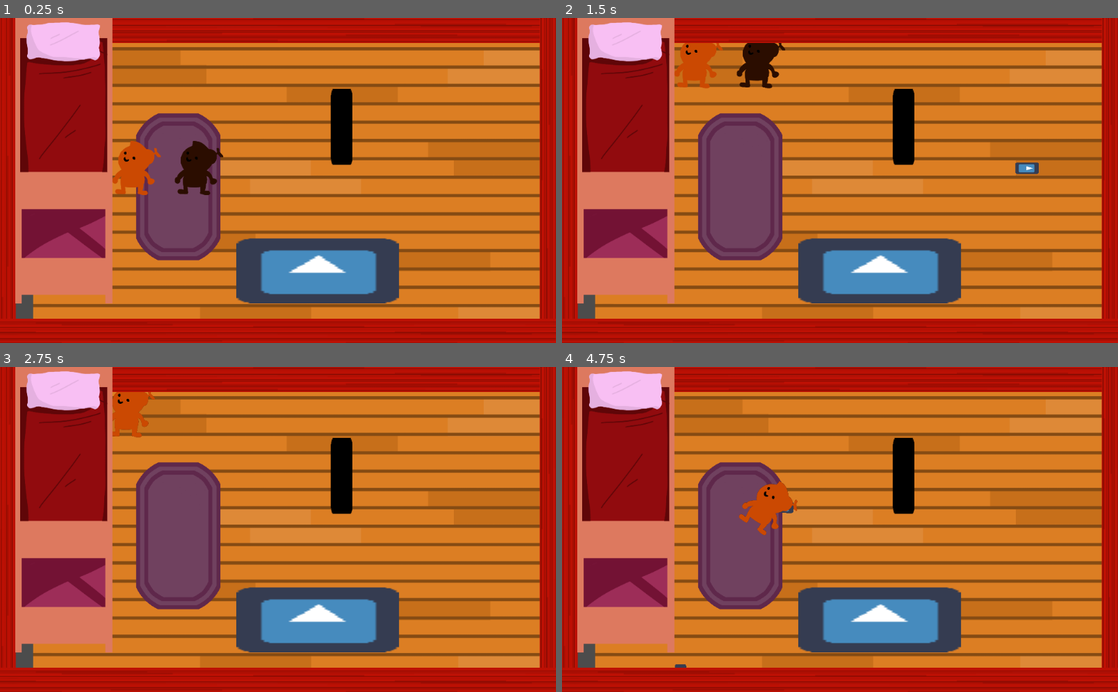
Above: before the commit, frames 1-4 (two rows, left to right).
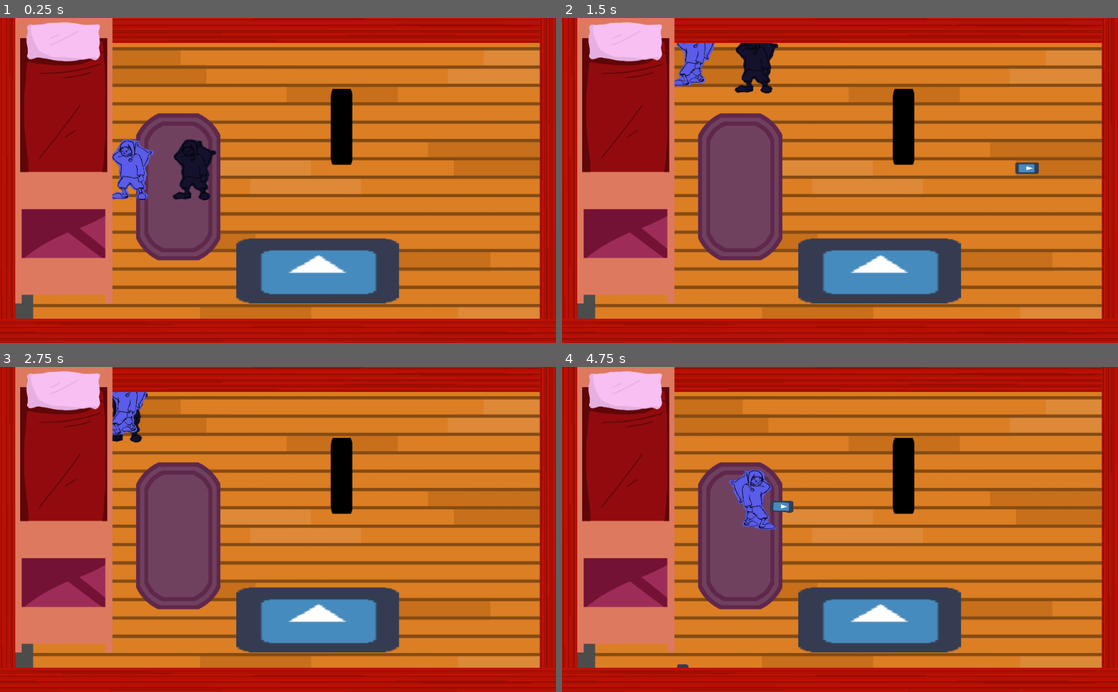
Above: after the commit, the same moments.

Repository: JuannFerrari/GlobalGameJam2019
Game: Godot game, scene res://World.tscn
Two runs of this game, one before a commit and one after it. Both use one fixed random seed, a clock stepped at 60 frames per second and the inputs below. This scene is started directly instead of the project's main scene. The engine's default icon, where the game draws it, is replaced by a stand-in: a white triangle on a blue panel in a dark square.
Inputs:
- Up to frame 1 (0.25 s): no input
- Up to frame 2 (1.5 s): tap Enter (ui_accept) at 0.5, 0.77 s; hold Up (ui_up) from 0.53 s (still down)
- Up to frame 3 (2.75 s): tap Enter (ui_accept) at 1.52 s; release Up (ui_up) at 2.03 s; hold Left (ui_left) from 2.03 s (still down)
- Up to frame 4 (4.75 s): tap Enter (ui_accept) at 3.02, 3.77, 4.52 s; release Left (ui_left) at 3.53 s; hold Down (ui_down) 3.53-4.28 s; hold Right (ui_right) from 4.28 s (still down)

The runs differ from the first frame. In frame 1, 2.1% of the frame differs, in the area x 20-41%, y 37-57%; in frame 2, 1.7%; in frame 3, 0.8%; in frame 4, 1.4%.

Commit message:
sprites tom

Diff:
--- a/Player.gd
+++ b/Player.gd
@@ -12,22 +12,25 @@
 export var action_shoot="ui_accept"
 export var ACCELERATION=50
 export var MAX_SPEED=300
+const FIRE_RATE=0.5
+var can_shoot=true
 var bullet_scene = preload ("res://Bullet.tscn")
 signal health_changed(health)
 
 
 func shoot_bullet():
-	var bullet= bullet_scene.instance()
-	get_parent().add_child(bullet)
-	bullet.set_rotation(direction)
-	bullet.direction=direction
-	bullet.set_global_position(get_global_position())
+	if can_shoot:
+		can_shoot=false
+		$fire_rate.start(FIRE_RATE)
+		var bullet= bullet_scene.instance()
+		get_parent().add_child(bullet)
+		bullet.set_rotation(direction)
+		bullet.direction=direction
+		bullet.set_global_position(get_global_position())
 
 func _physics_process(delta):
 
 	if !dead:
-		if Input.is_action_just_pressed(action_shoot):
-			shoot_bullet()
 
 		if Input.is_action_pressed(action_right):
 			motion.x= min(motion.x + ACCELERATION, MAX_SPEED)
@@ -45,12 +48,19 @@
 
 		direction=motion.angle()
 
-		if(motion < Vector2(1, 1) and motion > Vector2(-1, -1) ):
-			if $AnimationPlayer.current_animation != "idle":
-				$AnimationPlayer.play("idle")
+		if (motion.x<5 and motion.x >-5) and (motion.y<5 and motion.y >-5):
+			$AnimatedSprite.play("idle")
 		else:
-			if ($AnimationPlayer.current_animation != "Move"):
-				$AnimationPlayer.play("Move")
+			$AnimatedSprite.play("walk")
+
+		if motion.x >0:
+			$AnimatedSprite.flip_h=true
+		else:
+			$AnimatedSprite.flip_h=false
+
+		if Input.is_action_pressed(action_shoot):
+			$AnimatedSprite.play("attack")
+			shoot_bullet()
 
 		move_and_collide(motion * delta)
 
@@ -84,3 +94,6 @@
 
 func _on_Hitbox_area_shape_entered(area_id, area, area_shape, self_shape):
 	pass
+
+func _on_fire_rate_timeout():
+	can_shoot=true
--- a/Player.tscn
+++ b/Player.tscn
@@ -1,39 +1,17 @@
-[gd_scene load_steps=8 format=2]
+[gd_scene load_steps=11 format=2]
 
 [ext_resource path="res://Player.gd" type="Script" id=1]
-[ext_resource path="res://assets/static/jerry.png" type="Texture" id=2]
+[ext_resource path="res://assets/frames/tom/tomidle.png" type="Texture" id=2]
+[ext_resource path="res://assets/frames/tom/tomwalk.png" type="Texture" id=3]
+[ext_resource path="res://assets/frames/tom/tomattack.png" type="Texture" id=4]
 
-[sub_resource type="Animation" id=2]
+[sub_resource type="Animation" id=1]
 
 resource_name = "Move"
 length = 0.8
 loop = true
-tracks/0/type = "value"
-tracks/0/path = NodePath("icon:position")
-tracks/0/interp = 0
-tracks/0/loop_wrap = true
-tracks/0/imported = false
-tracks/0/enabled = true
-tracks/0/keys = {
-"times": PoolRealArray( 0, 0.2, 0.4, 0.6 ),
-"transitions": PoolRealArray( 64.0001, 26.9087, 326.288, 1 ),
-"update": 0,
-"values": [ Vector2( -7.3415, -8.95504 ), Vector2( 0, 0 ), Vector2( 20.3771, 3.39618 ), Vector2( 0, 0 ) ]
-}
-tracks/1/type = "value"
-tracks/1/path = NodePath("icon:rotation_degrees")
-tracks/1/interp = 0
-tracks/1/loop_wrap = true
-tracks/1/imported = false
-tracks/1/enabled = true
-tracks/1/keys = {
-"times": PoolRealArray( 0, 0.2, 0.4, 0.6 ),
-"transitions": PoolRealArray( 415.873, 716203, 46.8507, 1 ),
-"update": 0,
-"values": [ -19.4589, 0.0, 32.7325, 0.0 ]
-}
 
-[sub_resource type="Animation" id=5]
+[sub_resource type="Animation" id=2]
 
 resource_name = "dead"
 length = 0.3
@@ -54,38 +32,33 @@
 
 resource_name = "idle"
 length = 0.1
-tracks/0/type = "value"
-tracks/0/path = NodePath("icon:position")
-tracks/0/interp = 1
-tracks/0/loop_wrap = true
-tracks/0/imported = false
-tracks/0/enabled = true
-tracks/0/keys = {
-"times": PoolRealArray( 0, 0.1 ),
-"transitions": PoolRealArray( 1, 1 ),
-"update": 0,
-"values": [ Vector2( 0, 0 ), Vector2( 0, 0 ) ]
-}
-tracks/1/type = "value"
-tracks/1/path = NodePath("icon:rotation_degrees")
-tracks/1/interp = 1
-tracks/1/loop_wrap = true
-tracks/1/imported = false
-tracks/1/enabled = true
-tracks/1/keys = {
-"times": PoolRealArray( 0, 0.1 ),
-"transitions": PoolRealArray( 1, 1 ),
-"update": 0,
-"values": [ 0.0, 0.0 ]
-}
-
-[sub_resource type="RectangleShape2D" id=1]
-
-extents = Vector2( 32, 32 )
 
 [sub_resource type="RectangleShape2D" id=4]
 
 extents = Vector2( 32, 32 )
+
+[sub_resource type="RectangleShape2D" id=5]
+
+extents = Vector2( 32, 32 )
+
+[sub_resource type="SpriteFrames" id=6]
+
+animations = [ {
+"frames": [ ExtResource( 2 ) ],
+"loop": true,
+"name": "idle",
+"speed": 5.0
+}, {
+"frames": [ ExtResource( 3 ), ExtResource( 2 ) ],
+"loop": true,
+"name": "walk",
+"speed": 5.0
+}, {
+"frames": [ ExtResource( 4 ), ExtResource( 2 ) ],
+"loop": true,
+"name": "attack",
+"speed": 5.0
+} ]
 
 [node name="Player" type="KinematicBody2D" groups=[
 "Player",
@@ -93,33 +66,33 @@
 collision_layer = 2
 script = ExtResource( 1 )
 
-[node name="icon" type="Sprite" parent="."]
-position = Vector2( -7.3415, -8.95504 )
-rotation = -0.339622
-scale = Vector2( 0.320373, 0.320373 )
-texture = ExtResource( 2 )
-__meta__ = {
-"_edit_group_": true
-}
-
 [node name="Position2D" type="Position2D" parent="."]
 position = Vector2( 32.1427, 0 )
 
 [node name="AnimationPlayer" type="AnimationPlayer" parent="."]
-anims/Move = SubResource( 2 )
-anims/dead = SubResource( 5 )
+anims/Move = SubResource( 1 )
+anims/dead = SubResource( 2 )
 anims/idle = SubResource( 3 )
 
 [node name="invul_timer" type="Timer" parent="."]
 wait_time = 3.0
 
 [node name="CollisionShape2D" type="CollisionShape2D" parent="."]
-shape = SubResource( 1 )
+shape = SubResource( 4 )
 
 [node name="Hitbox" type="Area2D" parent="."]
 
 [node name="CollisionShape2D" type="CollisionShape2D" parent="Hitbox"]
-shape = SubResource( 4 )
+shape = SubResource( 5 )
+
+[node name="AnimatedSprite" type="AnimatedSprite" parent="."]
+position = Vector2( -7.73766, -9.39211 )
+scale = Vector2( 0.323659, 0.323659 )
+frames = SubResource( 6 )
+animation = "idle"
+
+[node name="fire_rate" type="Timer" parent="."]
 
 [connection signal="timeout" from="invul_timer" to="." method="_on_invul_timer_timeout"]
 [connection signal="area_shape_entered" from="Hitbox" to="." method="_on_Hitbox_area_shape_entered"]
+[connection signal="timeout" from="fire_rate" to="." method="_on_fire_rate_timeout"]
--- a/Player2.tscn
+++ b/Player2.tscn
@@ -2,9 +2,9 @@
 
 [ext_resource path="res://Player.tscn" type="PackedScene" id=1]
 [ext_resource path="res://Player2.gd" type="Script" id=2]
-[ext_resource path="res://assets/frames/jerryidle.png" type="Texture" id=3]
-[ext_resource path="res://assets/frames/jerryattack.png" type="Texture" id=4]
-[ext_resource path="res://assets/frames/jerrywalk.png" type="Texture" id=5]
+[ext_resource path="res://assets/frames/jerry/jerryidle.png" type="Texture" id=3]
+[ext_resource path="res://assets/frames/jerry/jerrywalk.png" type="Texture" id=4]
+[ext_resource path="res://assets/frames/jerry/jerryattack.png" type="Texture" id=5]
 
 [sub_resource type="SpriteFrames" id=1]
 
@@ -16,27 +16,20 @@
 }, {
 "frames": [ ExtResource( 4 ), ExtResource( 3 ) ],
 "loop": true,
-"name": "attack",
+"name": "walk",
 "speed": 5.0
 }, {
-"frames": [ ExtResource( 3 ), ExtResource( 5 ) ],
+"frames": [ ExtResource( 5 ), ExtResource( 3 ) ],
 "loop": true,
-"name": "walk",
+"name": "attack",
 "speed": 5.0
 } ]
 
 [node name="Player2" index="0" instance=ExtResource( 1 )]
 script = ExtResource( 2 )
 
-[node name="icon" parent="." index="0"]
-visible = false
-
-[node name="AnimatedSprite" type="AnimatedSprite" parent="." index="6"]
+[node name="AnimatedSprite" parent="." index="5"]
 position = Vector2( 12.7341, -22.0129 )
 scale = Vector2( 0.433334, 0.433334 )
 frames = SubResource( 1 )
 animation = "walk"
-
-[node name="fire_rate" type="Timer" parent="." index="7"]
-
-[connection signal="timeout" from="fire_rate" to="." method="_on_fire_rate_timeout"]
Renamed: assets/frames/jerryattack.png -> assets/frames/jerry/jerryattack.png
Binary file added: assets/frames/jerry/jerryicon.png
Renamed: assets/frames/jerryidle.png -> assets/frames/jerry/jerryidle.png
Renamed: assets/frames/jerrywalk.png -> assets/frames/jerry/jerrywalk.png
Binary file added: assets/frames/tom/tomattack.png
Binary file added: assets/frames/tom/tomicon.png
Binary file added: assets/frames/tom/tomidle.png
Binary file added: assets/frames/tom/tomwalk.png
